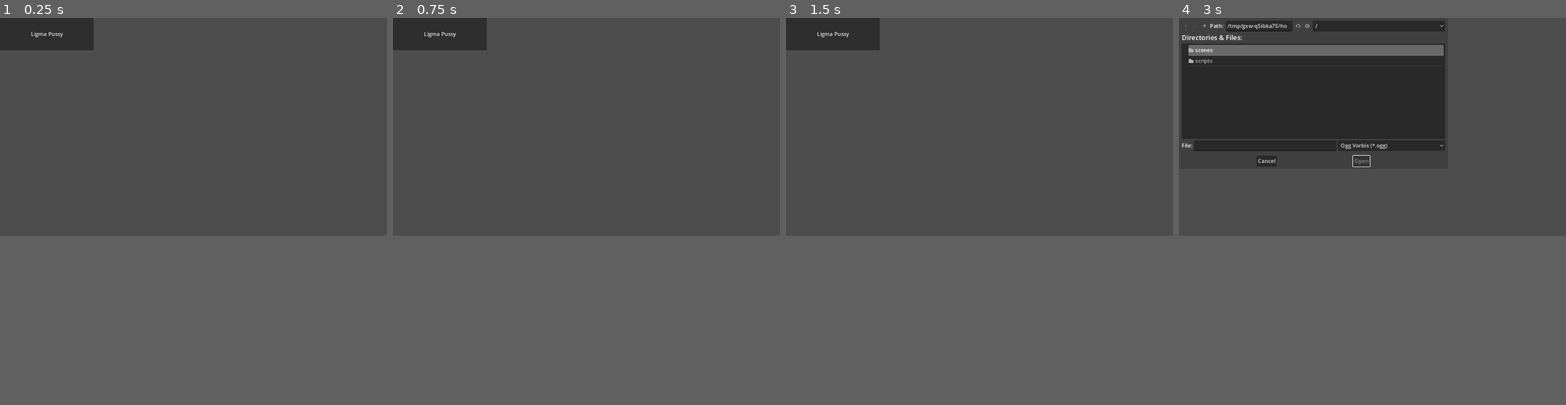
Above: before the commit, frames 1-4 (left to right).
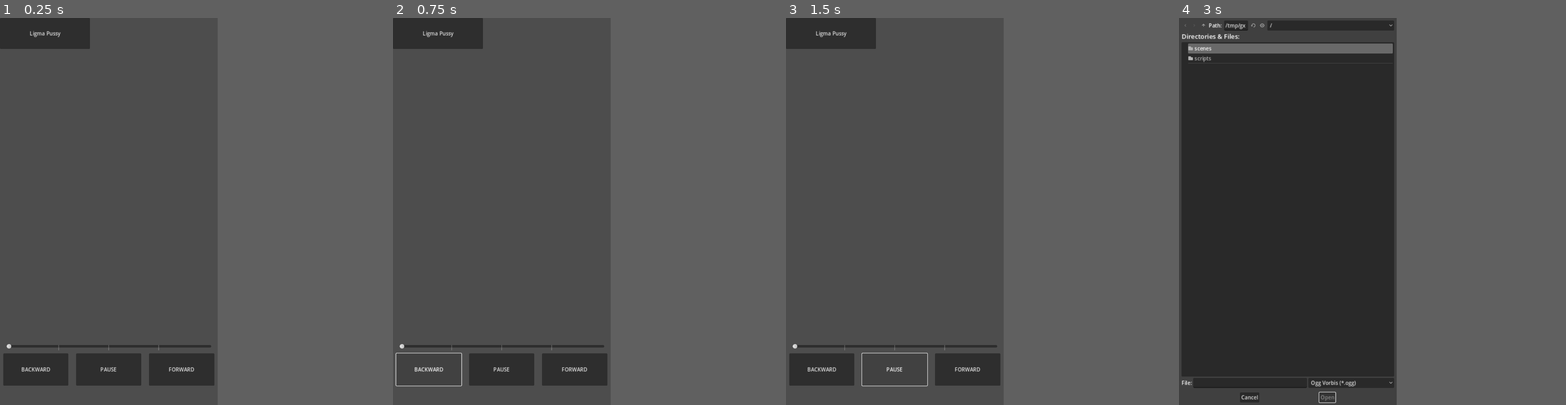
Above: after the commit, the same moments.

Repository: potassium-shot/loopoid
Game: Godot game, scene res://scenes/root.tscn
The game is run twice, just before and just after one commit, with the same random seed, the same clock (stepped at 60 frames per second) and the same inputs.
Inputs (mouse positions are in pixels of both pictures, inside the frame that each line leads up to):
- Up to frame 1 (0.25 s): no input
- Up to frame 2 (0.75 s): click (454, 215) at 0.5 s, where only the run after the commit has a clickable "BACKWARD"
- Up to frame 3 (1.5 s): click (979, 215) at 1.25 s, where only the run after the commit has a clickable "PAUSE"
- Up to frame 4 (3 s): click (1500, 215) at 2 s, where only the run after the commit has a clickable "FORWARD"; click "Ligma Pussy" at 2.75 s
In our replay, the window is 800x450 before the commit and 450x800 after it. These sizes can differ from the game's own. Grey fills any space a smaller window leaves; there, only what the larger window draws over its background counts as a difference.

The runs differ from the first frame. In frame 1, 4.6% of the frame differs, in the area x 0-56%, y 0-95%; in frame 2, 3.5%; in frame 3, 3.4%; in frame 4, 15%, in the area x 0-69%, y 0-100%.

Commit message:
add: basic player controls

Diff:
--- a/project.godot
+++ b/project.godot
@@ -18,4 +18,6 @@
 
 [display]
 
+window/size/viewport_width=675
+window/size/viewport_height=1200
 window/stretch/mode="canvas_items"
--- a/scenes/root.tscn
+++ b/scenes/root.tscn
@@ -6,20 +6,12 @@
 resource_name = "OpenFileDialog"
 script/source = "extends FileDialog
 
-var _size: Vector2:
-	set(value):
-		if _size == value:
-			return
-
-		_size = value
-		size = value
-
 func _ready():
 	current_dir = OS.get_system_dir(OS.SYSTEM_DIR_MUSIC)
-
-func _process(_p_delta: float):
-	if visible:
-		_size = DisplayServer.window_get_size()
+	size  = Vector2(
+		ProjectSettings.get_setting(&\"display/window/size/viewport_width\"),
+		ProjectSettings.get_setting(&\"display/window/size/viewport_height\"),
+	)
 
 func _on_choose_file_button_pressed():
 	visible = true
@@ -55,5 +47,72 @@
 offset_bottom = 96.0
 text = "Ligma Pussy"
 
+[node name="PlayerControlsMargin" type="MarginContainer" parent="."]
+layout_mode = 1
+anchors_preset = 12
+anchor_top = 1.0
+anchor_right = 1.0
+anchor_bottom = 1.0
+grow_horizontal = 2
+grow_vertical = 0
+theme_override_constants/margin_bottom = 60
+
+[node name="PlayerControls" type="VBoxContainer" parent="PlayerControlsMargin"]
+layout_mode = 2
+
+[node name="SliderMargin" type="MarginContainer" parent="PlayerControlsMargin/PlayerControls"]
+layout_mode = 2
+theme_override_constants/margin_left = 20
+theme_override_constants/margin_top = 10
+theme_override_constants/margin_right = 20
+theme_override_constants/margin_bottom = 10
+
+[node name="Slider" type="HSlider" parent="PlayerControlsMargin/PlayerControls/SliderMargin"]
+layout_mode = 2
+max_value = 1.0
+tick_count = 5
+
+[node name="PlayerControlButtons" type="HBoxContainer" parent="PlayerControlsMargin/PlayerControls"]
+layout_mode = 2
+
+[node name="BackwardButtonMargin" type="MarginContainer" parent="PlayerControlsMargin/PlayerControls/PlayerControlButtons"]
+layout_mode = 2
+size_flags_horizontal = 3
+theme_override_constants/margin_left = 10
+theme_override_constants/margin_right = 10
+
+[node name="BackwardButton" type="Button" parent="PlayerControlsMargin/PlayerControls/PlayerControlButtons/BackwardButtonMargin"]
+custom_minimum_size = Vector2(0, 100)
+layout_mode = 2
+size_flags_horizontal = 3
+text = "BACKWARD"
+
+[node name="PlayButtonMargin" type="MarginContainer" parent="PlayerControlsMargin/PlayerControls/PlayerControlButtons"]
+layout_mode = 2
+size_flags_horizontal = 3
+theme_override_constants/margin_left = 10
+theme_override_constants/margin_right = 10
+
+[node name="PlayButton" type="Button" parent="PlayerControlsMargin/PlayerControls/PlayerControlButtons/PlayButtonMargin"]
+custom_minimum_size = Vector2(0, 100)
+layout_mode = 2
+size_flags_horizontal = 3
+text = "PAUSE"
+
+[node name="ForwardButtonMargin" type="MarginContainer" parent="PlayerControlsMargin/PlayerControls/PlayerControlButtons"]
+layout_mode = 2
+size_flags_horizontal = 3
+theme_override_constants/margin_left = 10
+theme_override_constants/margin_right = 10
+
+[node name="ForwardButton" type="Button" parent="PlayerControlsMargin/PlayerControls/PlayerControlButtons/ForwardButtonMargin"]
+custom_minimum_size = Vector2(0, 100)
+layout_mode = 2
+size_flags_horizontal = 3
+text = "FORWARD"
+
 [connection signal="file_selected" from="OpenFileDialog" to="." method="_on_open_file_dialog_file_selected"]
 [connection signal="pressed" from="ChooseFileButton" to="OpenFileDialog" method="_on_choose_file_button_pressed"]
+[connection signal="pressed" from="PlayerControlsMargin/PlayerControls/PlayerControlButtons/BackwardButtonMargin/BackwardButton" to="." method="_on_seek_button_pressed" binds= [true]]
+[connection signal="pressed" from="PlayerControlsMargin/PlayerControls/PlayerControlButtons/PlayButtonMargin/PlayButton" to="." method="_on_play_button_pressed"]
+[connection signal="pressed" from="PlayerControlsMargin/PlayerControls/PlayerControlButtons/ForwardButtonMargin/ForwardButton" to="." method="_on_seek_button_pressed" binds= [false]]
--- a/scripts/root.gd
+++ b/scripts/root.gd
@@ -1,6 +1,21 @@
 extends Control
 
-@onready var player: AudioStreamPlayer = $AudioStreamPlayer
+@onready var n_player: AudioStreamPlayer = $AudioStreamPlayer
+@onready var n_play_button: Button\
+	= $PlayerControlsMargin/PlayerControls/PlayerControlButtons/PlayButtonMargin/PlayButton
+@onready var n_slider: Slider = $PlayerControlsMargin/PlayerControls/SliderMargin/Slider
+
+func _process(_p_delta: float):
+	if n_player.stream:
+		n_slider.value = n_player.get_playback_position() / n_player.stream.get_length()
 
 func _on_open_file_dialog_file_selected(path: String):
-	player.stream = AudioStreamOggVorbis.load_from_file(path)
+	n_player.stream = AudioStreamOggVorbis.load_from_file(path)
+	n_player.play()
+
+func _on_play_button_pressed():
+	n_player.stream_paused = not n_player.stream_paused
+	n_play_button.text = "RESUME" if n_player.stream_paused else "PAUSE"
+
+func _on_seek_button_pressed(p_backward: bool):
+	n_player.seek(n_player.get_playback_position() + (-5.0 if p_backward else 5.0))
